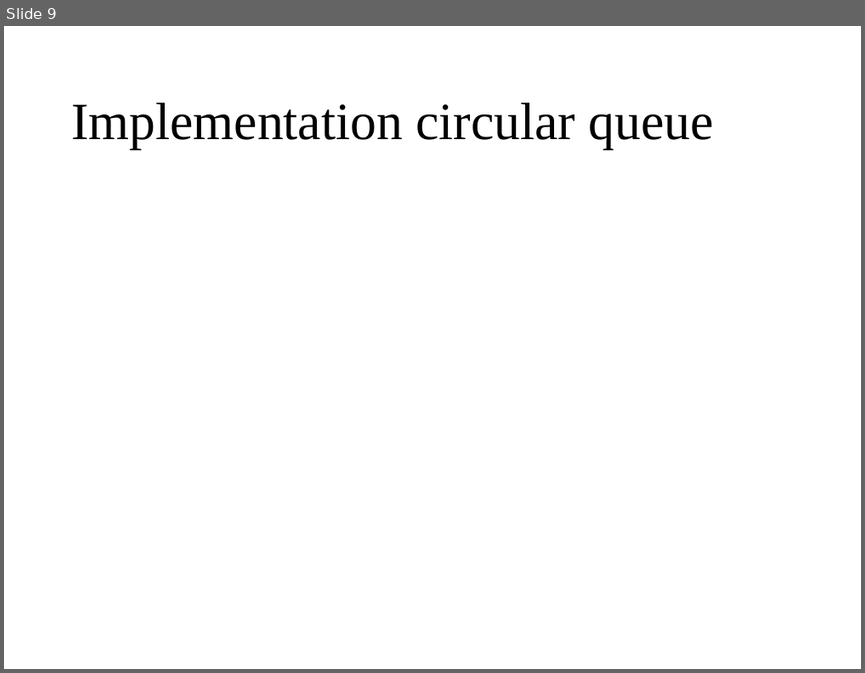
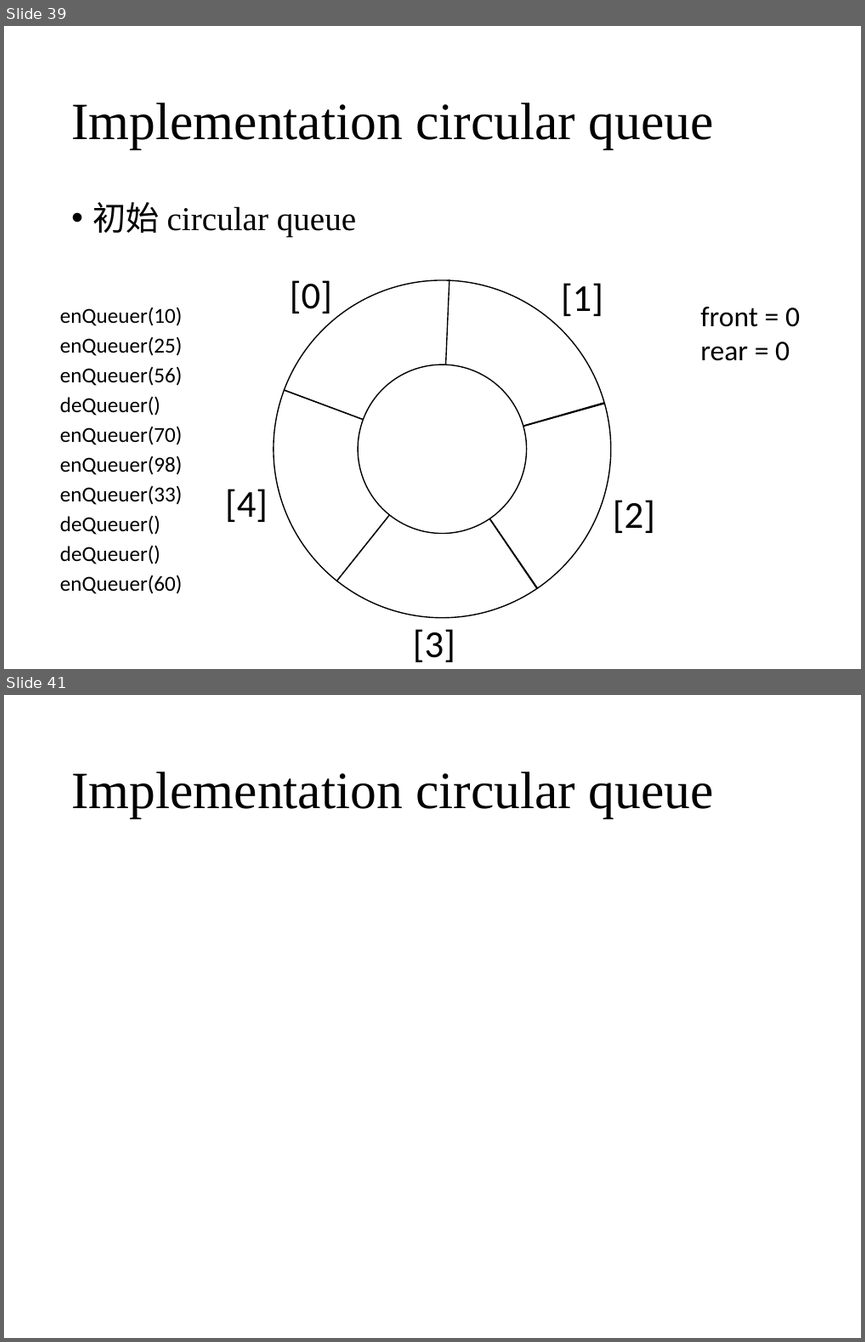
Before and after one commit to wangruxing/DataStructure, a slide deck: Chapter 3 Stacks and Queues/Chapter 3.pptx. Shown one above the other, each under a label of ours: slide 9 before the commit, slides 39 and 41 after it; the slides between them are not shown. The pictures are 865x673 and 865x1342 pixels, drawn with LibreOffice and Linux fonts; fonts in the diff are those of the drawing. Boxes give left, top, right and bottom in pixels: in the first picture for what was removed or moved away, otherwise in the second. Text is boxed around its words. In the diff, an @@ line names an element or a change of style, - is before the commit and + after.

```diff
--- a/Chapter 3 Stacks and Queues/Chapter 3.pptx
+++ b/Chapter 3 Stacks and Queues/Chapter 3.pptx
@@ slide 39 added at [4, 26, 861, 669], background #FFFFFF @@
@@ title added at [71, 102, 714, 148], 44 pt, text #000000 @@
+Implementation circular queue
@@ text added at [93, 202, 356, 236], 28 pt, text #000000 @@
+• 初始 circular queue
@@ text added at [290, 280, 332, 313], 32 pt, text #000000 @@
+[0]
@@ text added at [561, 283, 603, 316], 32 pt, text #000000 @@
+[1]
@@ text added at [60, 307, 182, 594], 18 pt, text #000000 @@
+  enQueuer(10)
+  enQueuer(25)
+  enQueuer(56)
+  deQueuer()
+  enQueuer(70)
+  enQueuer(98)
+  enQueuer(33)
+  deQueuer()
+  deQueuer()
+  enQueuer(60)
@@ text added at [700, 306, 800, 361], 24 pt, text #000000 @@
+front = 0
+rear = 0
@@ group added at [205, 212, 679, 669]: 5 pie slice (boxed as its full ellipse)s, 1 ellipse @@
@@ text added at [225, 488, 268, 522], 32 pt, text #000000 @@
+[4]
@@ text added at [613, 499, 655, 533], 32 pt, text #000000 @@
+[2]
@@ text added at [413, 629, 455, 662], 32 pt, text #000000 @@
+[3]
@@ what was slide 9 is now slide 41 @@
```
Also in this commit, not shown: 5 slides changed, 32 other slides added, 1 slide removed, 2 other files.
